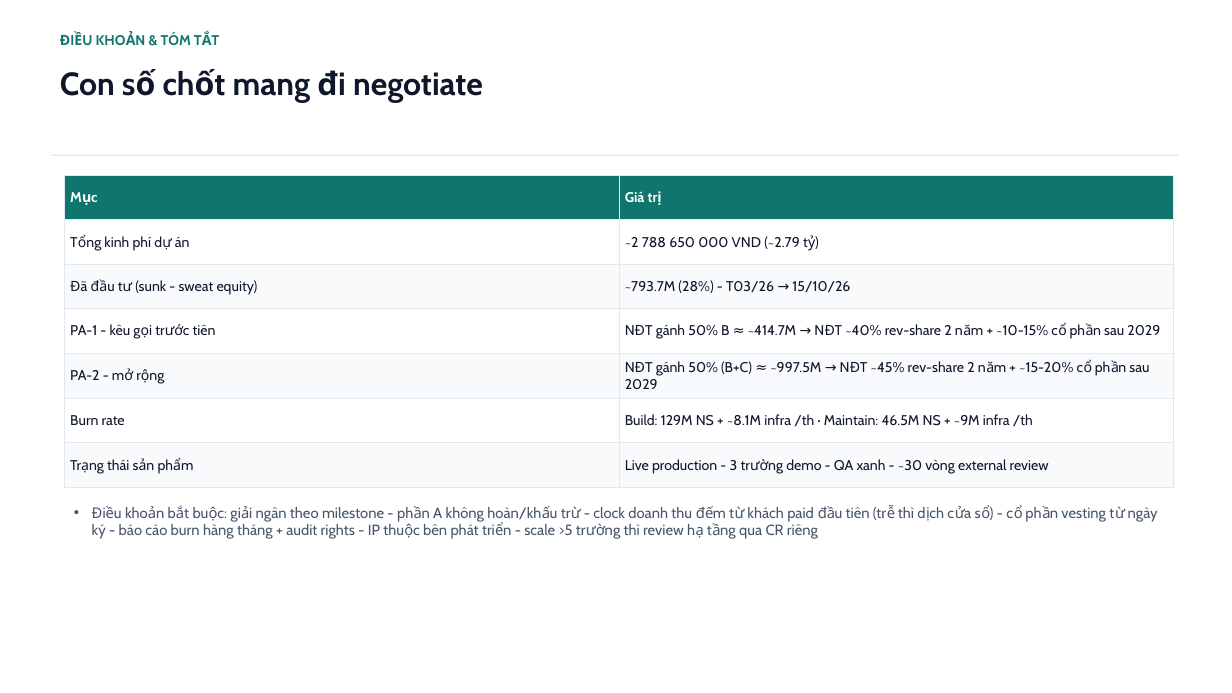
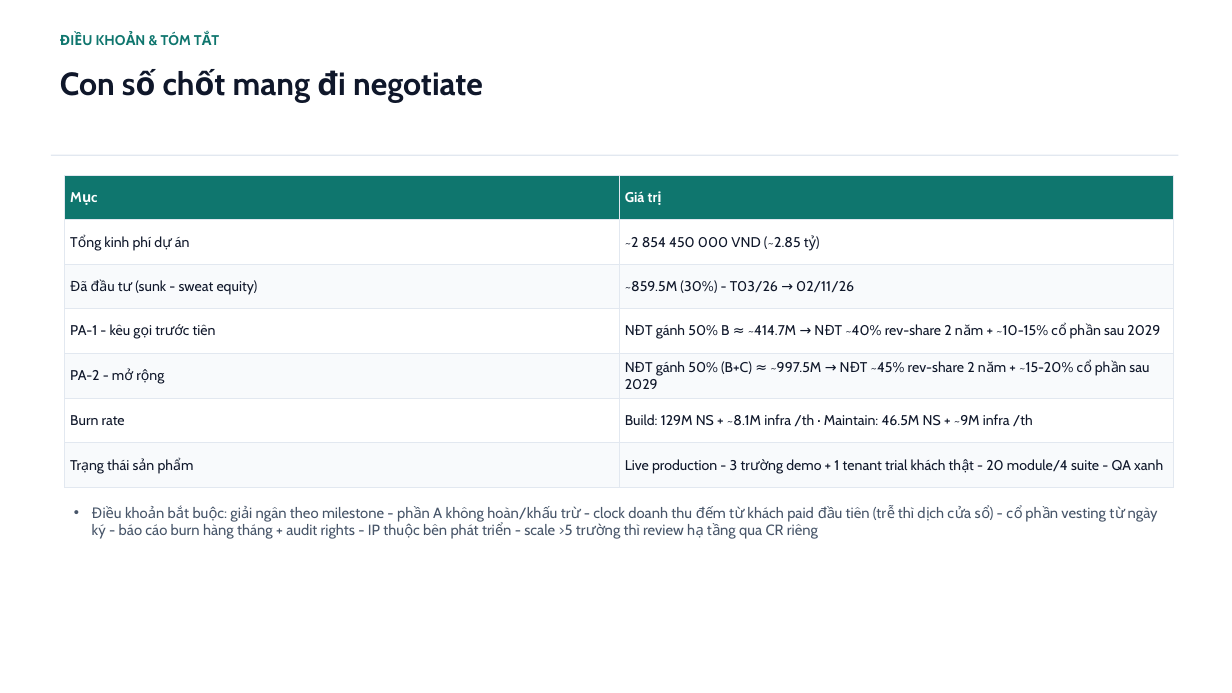
Before and after one commit to saintzzz/so-chu-nhiem-so, a slide deck: slide 9 of docs/handover/PROPOSAL-tong-dau-tu-2ty8.pptx. Drawn at 1232x693 pixels with LibreOffice and Linux fonts; fonts in the diff are those of the drawing. Boxes give left, top, right and bottom in pixels: in the first picture for what was removed or moved away, otherwise in the second. Text is boxed around its words. In the diff, an @@ line names an element or a change of style, - is before the commit and + after.

```diff
--- a/docs/handover/PROPOSAL-tong-dau-tu-2ty8.pptx
+++ b/docs/handover/PROPOSAL-tong-dau-tu-2ty8.pptx
@@ table at (65,176,1174,478) @@
-row 2, column 2: ~2 788 650 000 VND (~2.79 tỷ)
+row 2, column 2: ~2 854 450 000 VND (~2.85 tỷ)
-row 3, column 2: ~793.7M (28%) - T03/26 → 15/10/26
+row 3, column 2: ~859.5M (30%) - T03/26 → 02/11/26
-row 7, column 2: Live production - 3 trường demo - QA xanh - ~30 vòng external review
+row 7, column 2: Live production - 3 trường demo + 1 tenant trial khách thật - 20 module/4 suite - QA xanh
```
Also in this commit, not shown: 8 other slides changed, 6 other files.
